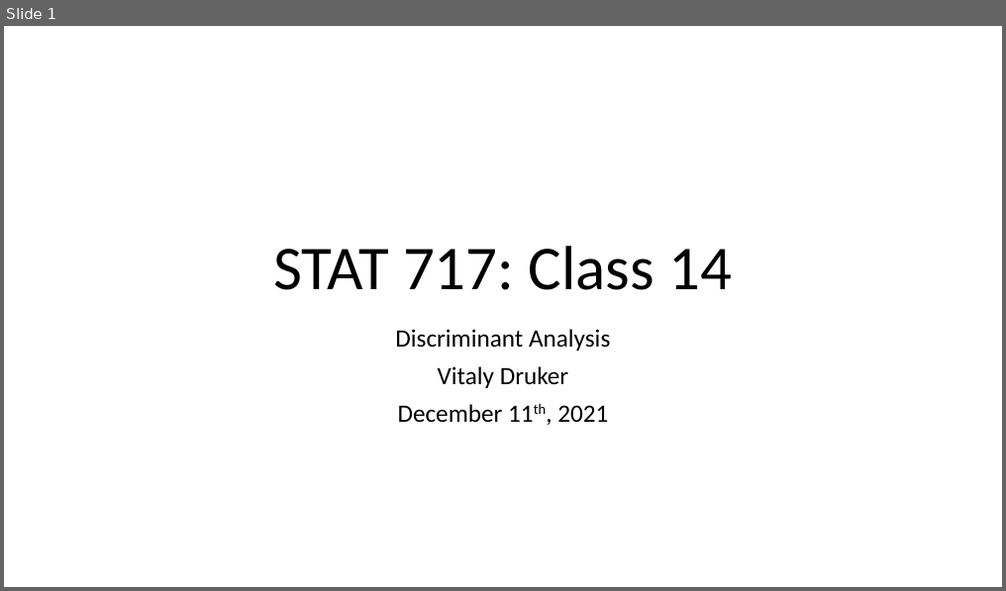
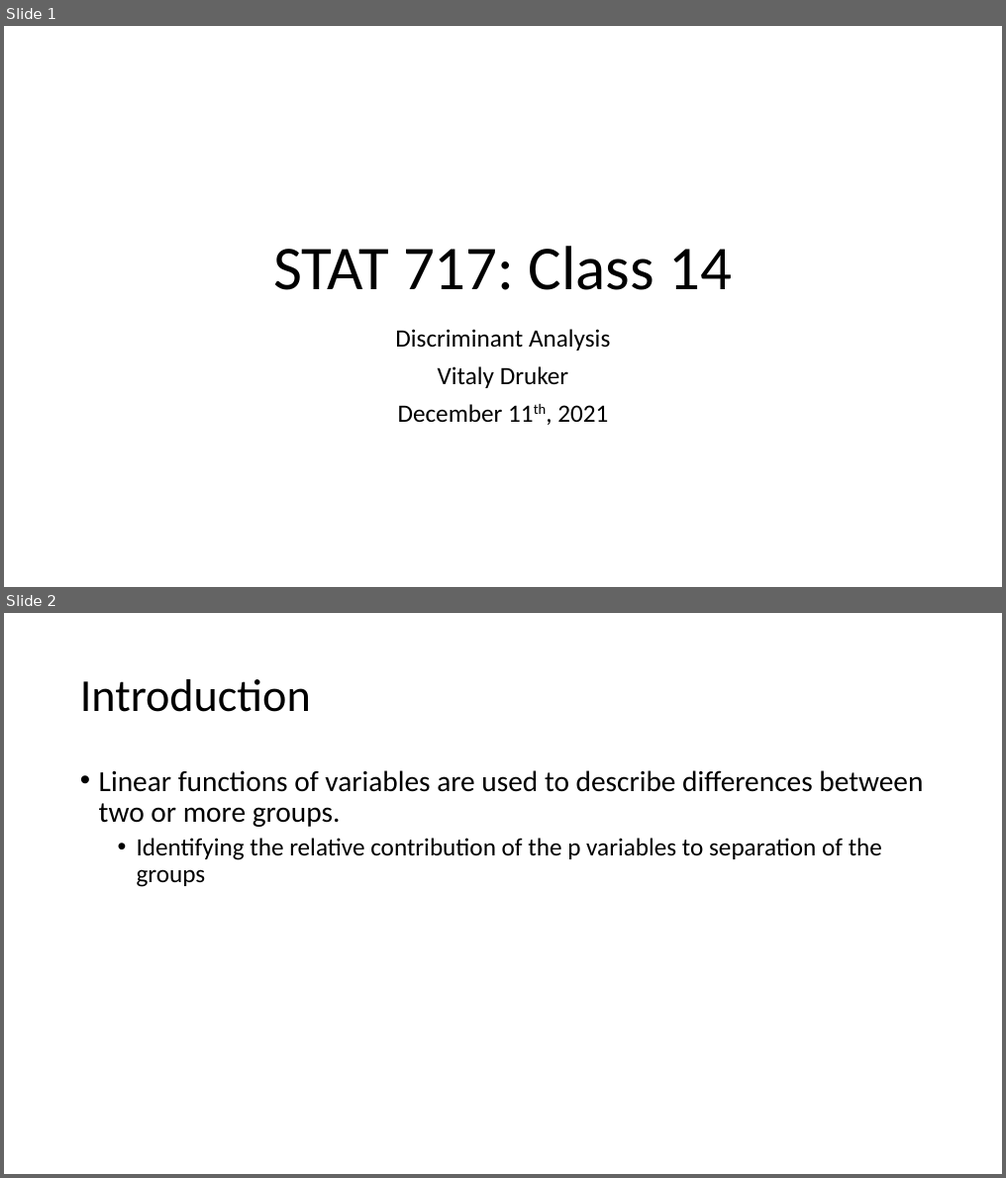
Before and after one commit to hunter-stats/stat717-class-materials, a slide deck: Class 14 Discriminant Analysis.pptx. Shown one above the other, each under a label of ours: slide 1 before the commit, slides 1 and 2 after it. The pictures are 1006x591 and 1006x1178 pixels, drawn with LibreOffice and Linux fonts; fonts in the diff are those of the drawing. Boxes give left, top, right and bottom in pixels: in the first picture for what was removed or moved away, otherwise in the second. Text is boxed around its words. In the diff, an @@ line names an element or a change of style, - is before the commit and + after.

```diff
--- a/Class 14 Discriminant Analysis.pptx
+++ b/Class 14 Discriminant Analysis.pptx
@@ slide 2 added at (4,613,1002,1174), background #FFFFFF @@
@@ title added at (80,679,311,712), 44 pt, text #000000 @@
+Introduction
@@ text added at (99,770,923,887), 28 pt, text #000000 @@
+• Linear functions of variables are used to describe differences between two or more groups.
+  • Identifying the relative contribution of the p variables to separation of the groups
```
Also in this commit, not shown: 9 other slides added, 21 slides removed, 3 other files.
